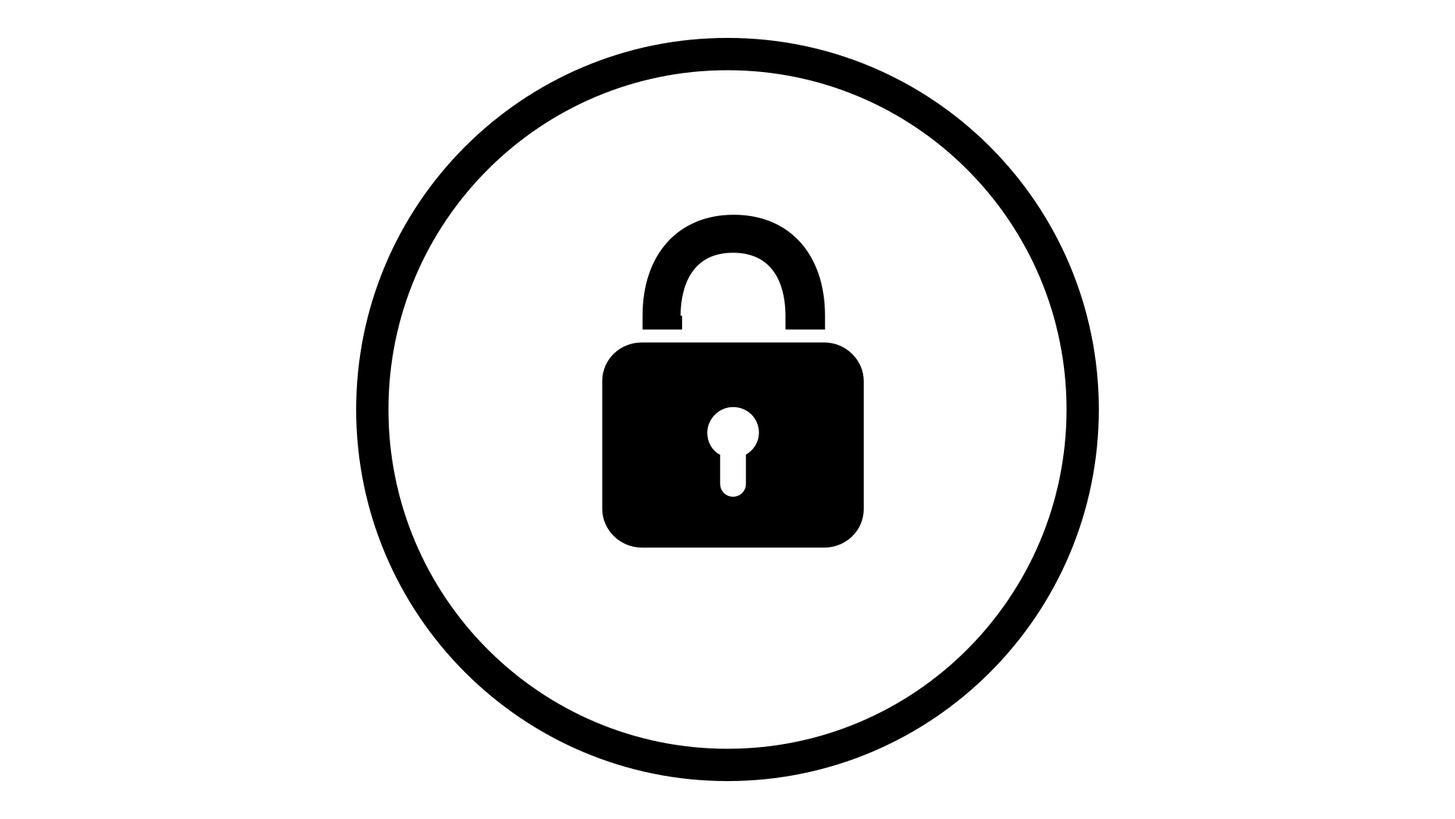
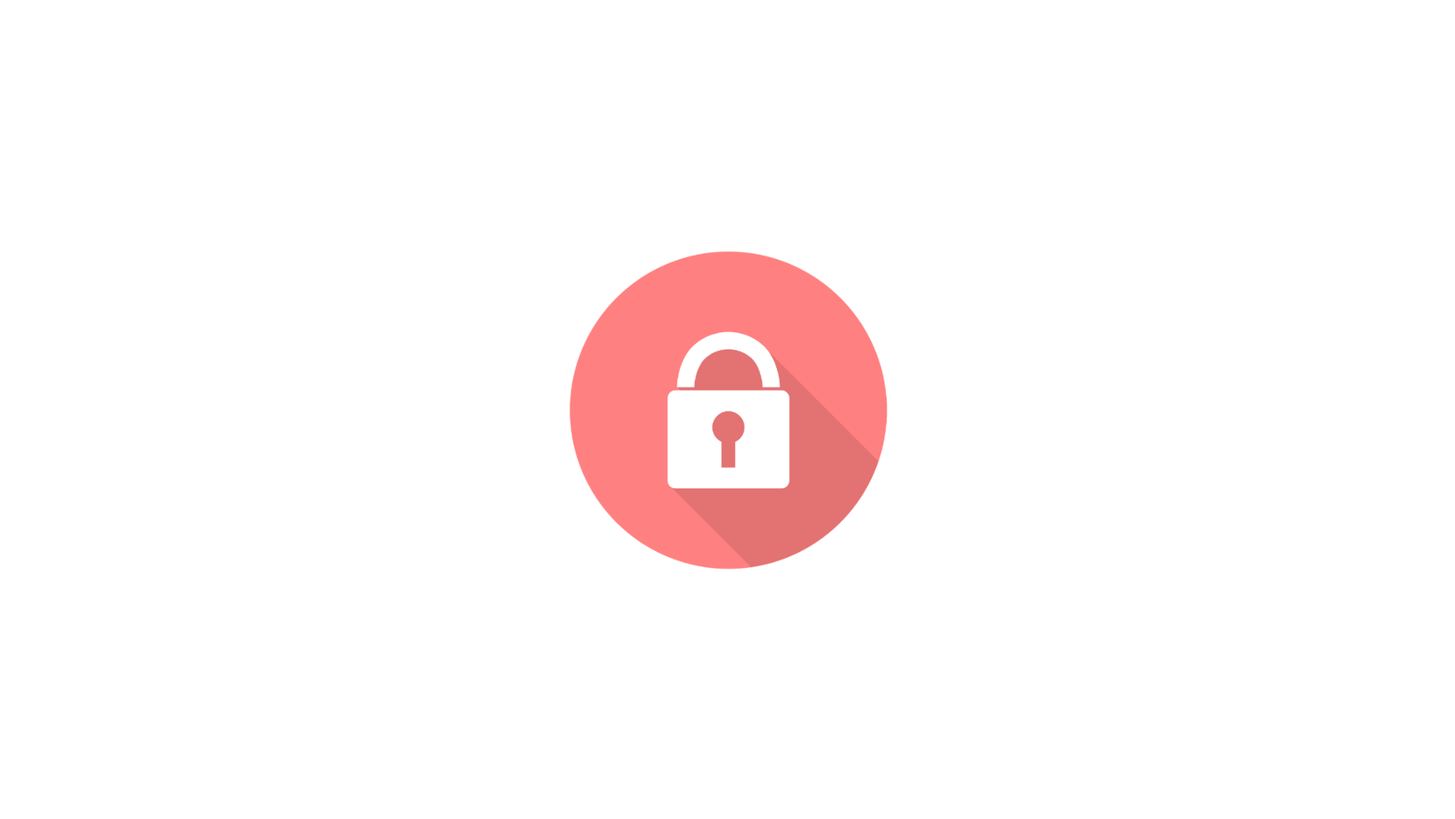
The second (1455, 819) image is a revision of the first. Changes to its layers:
hid "img_202009.png", painted on it over [356, 37, 1100, 781]
added layer "Transformation" above "cyber-security-1915626_1280.png" over [569, 250, 888, 570]
hid "img_202009.png #1", painted on it over [601, 214, 865, 549]
